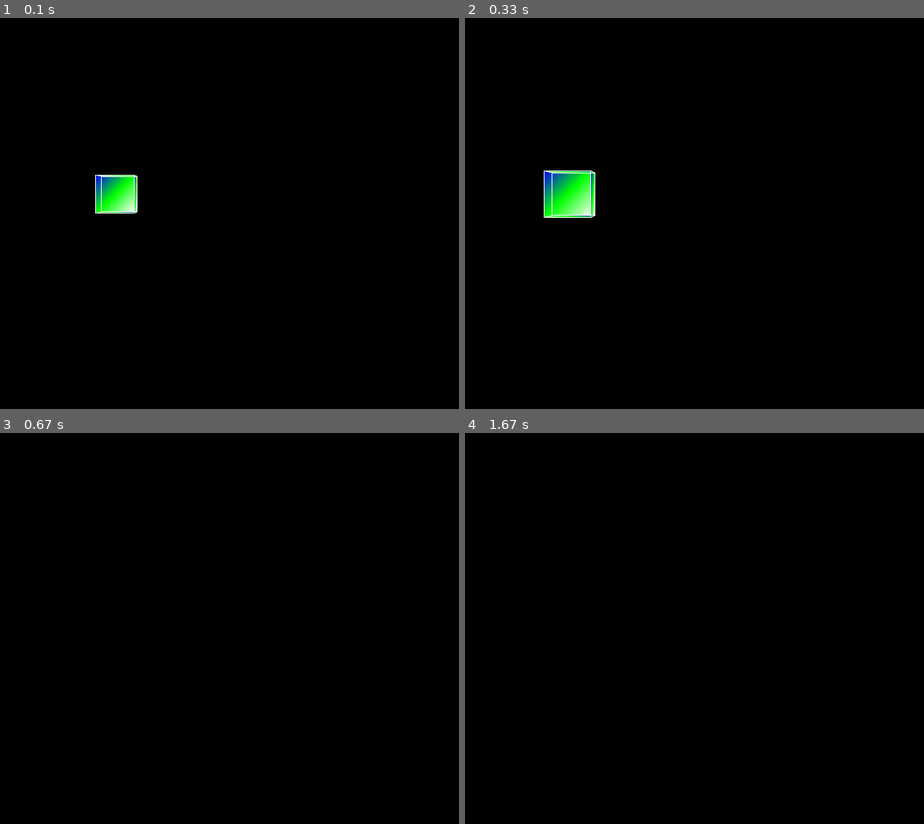
Above: before the commit, frames 1-4 (two rows, left to right).
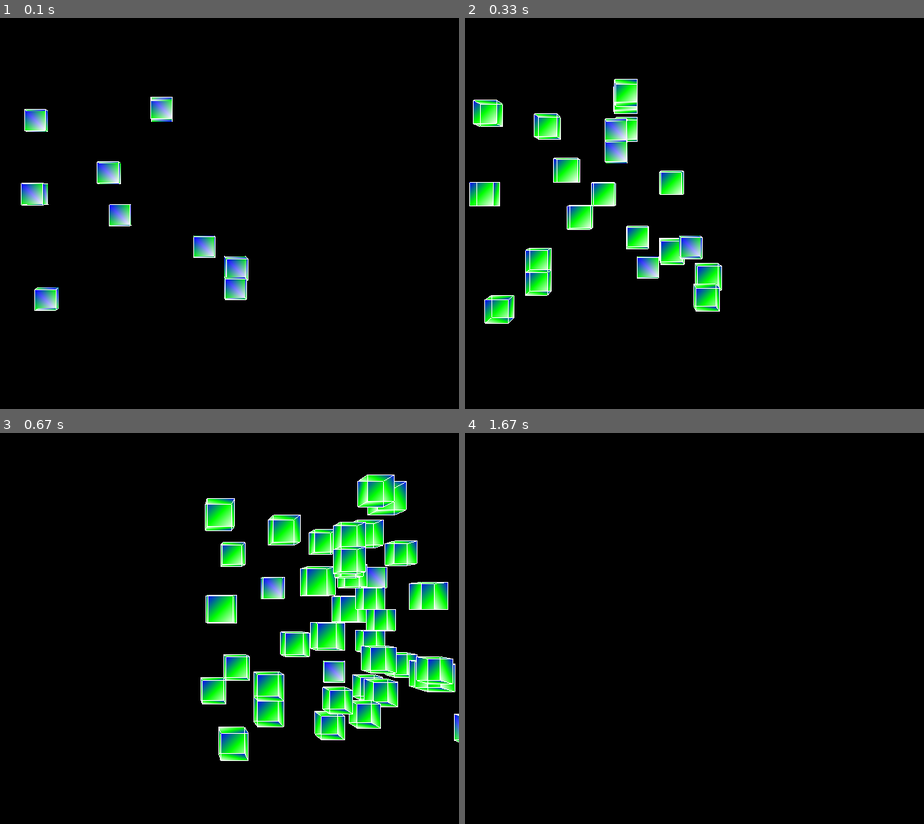
Above: after the commit, the same moments.

Repository: mocheng/pygame_demo
Game: pygame game, started from cube.py
Two runs of this game, one before a commit and one after it. Both use one fixed random seed, a clock stepped at 60 frames per second and the inputs below.
Inputs:
- Up to frame 1 (0.1 s): no input
- Up to frame 2 (0.33 s): no input
- Up to frame 3 (0.67 s): hold Right from 0.33 s (still down)
- Up to frame 4 (1.67 s): release Right at 0.8 s

The runs differ from the first frame. In frame 1, 3.4% of the frame differs, in the area x 4-55%, y 20-75%; in frame 2, 7.9%; in frame 3, 16%, in the area x 43-100%, y 10-84%; in frame 4, nothing differs.

Commit message:
multiple cubes with generator expression

Diff:
--- a/cube.py
+++ b/cube.py
@@ -56,7 +56,16 @@
     (0,1,1),
 )
 
-def Cube():
+def create_vertices(max_distance):
+    x_value_change = random.randrange(-10, 10)
+    y_value_change = random.randrange(-10, 10)
+    z_value_change = random.randrange(-1 * max_distance, -20)
+
+    new_vertices = tuple((v[0] + x_value_change, v[1] + y_value_change, v[2] + z_value_change) for v in vertices)
+
+    return new_vertices
+
+def draw_cube(vertices):
     glBegin(GL_QUADS)
     for surface in surfaces:
         x = 0
@@ -92,6 +101,11 @@
     x_move = 0
     y_move = 0
 
+    all_cubes = []
+
+    for x in range(75):
+        all_cubes.append(create_vertices(50))
+
     while not cube_passed:
         for event in pygame.event.get():
             if event.type == pygame.QUIT:
@@ -126,19 +140,18 @@
         #glRotate(1, 3, 1, 1)
 
         x = glGetDoublev(GL_MODELVIEW_MATRIX)
-        #print x[3]
-        #print type(x[3])
         #[camera_x, camera_y, camera_z] = x[3]
         camera_x = x[3][0]
         camera_y = x[3][1]
         camera_z = x[3][2]
-        #print camera_x, camera_y, camera_z
 
         # slowly move
         glTranslatef(x_move, y_move, 0.2)
 
         glClear(GL_COLOR_BUFFER_BIT | GL_DEPTH_BUFFER_BIT)
-        Cube()
+
+        for cube_vertices in all_cubes:
+            draw_cube(cube_vertices)
 
         pygame.display.flip()
         #pygame.display.update() # update doesn't work for OpenGL:w
